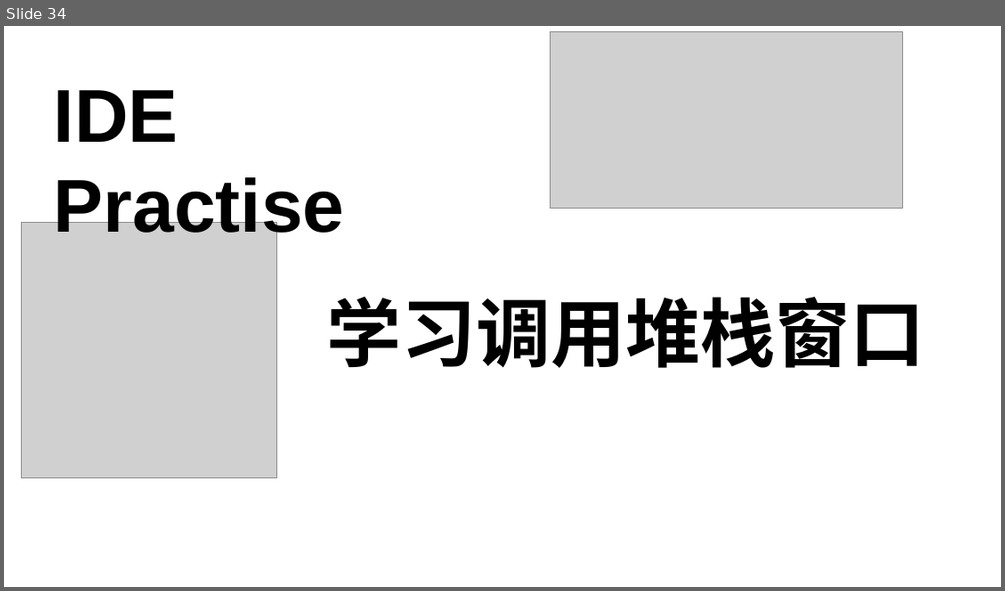
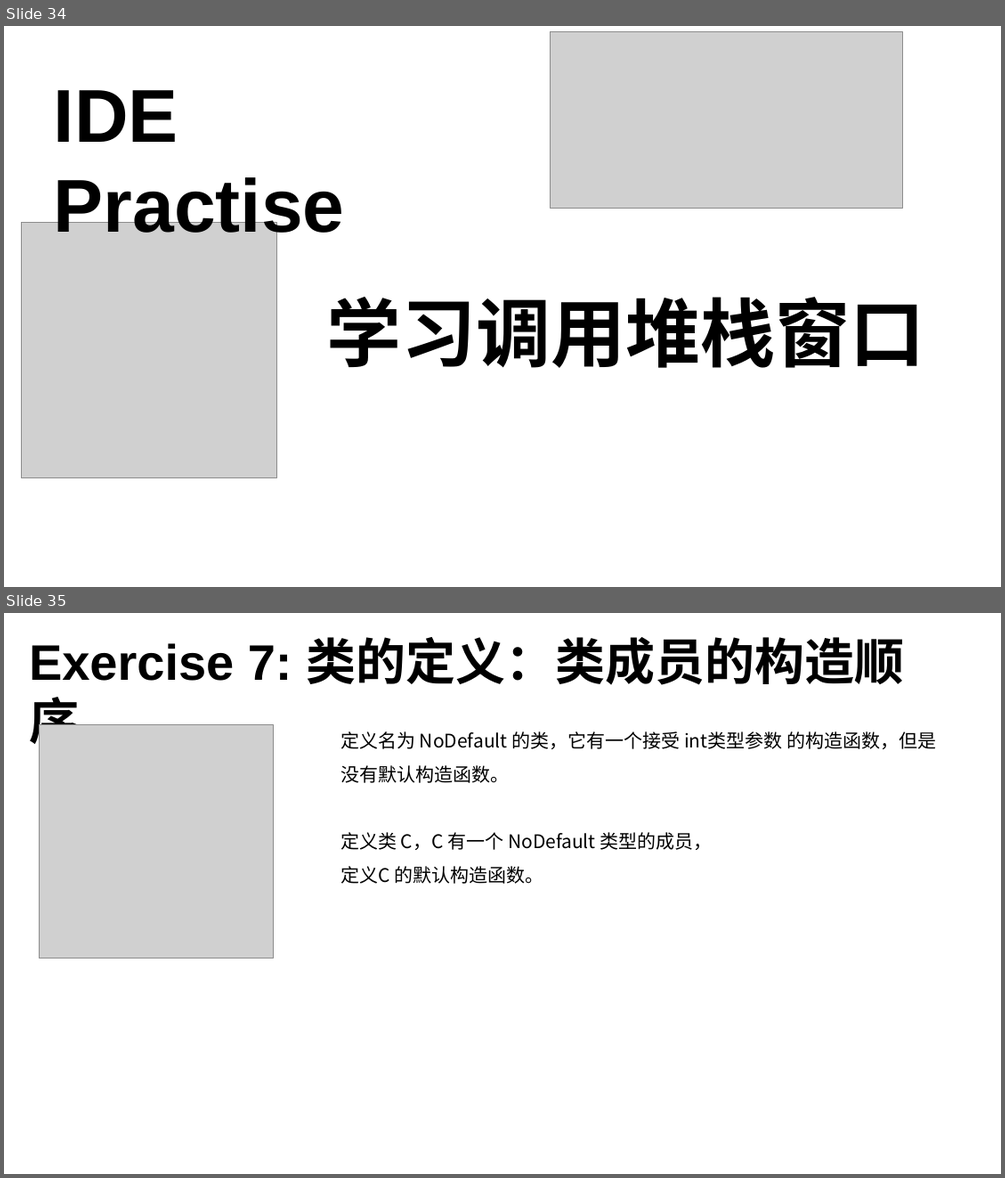
Before and after one commit to 3417725275/CPP_Study, a slide deck: C++课件.pptx. Shown one above the other, each under a label of ours: slide 34 before the commit, slides 34 and 35 after it. The pictures are 1005x591 and 1005x1178 pixels, drawn with LibreOffice and Linux fonts; fonts in the diff are those of the drawing; grey boxes stand for pictures. Boxes give left, top, right and bottom in pixels: in the first picture for what was removed or moved away, otherwise in the second. Text is boxed around its words. In the diff, an @@ line names an element or a change of style, - is before the commit and + after.

```diff
--- a/C++课件.pptx
+++ b/C++课件.pptx
@@ slide 35 added at [4,613,1001,1174], background #FFFFFF @@
@@ text added at [29,637,904,685], 48 pt, text #000000, bold @@
+Exercise 7: 类的定义：类成员的构造顺序
@@ picture added at [39,724,273,958] @@
@@ text added at [340,731,936,884], 18 pt, text #000000 @@
+定义名为 NoDefault 的类，它有一个接受 int类型参数 的构造函数，但是没有默认构造函数。
+定义类 C，C 有一个 NoDefault 类型的成员，
+定义C 的默认构造函数。
```
Also in this commit, not shown: 1 slide changed, 1 other slide added, 12 other files.
